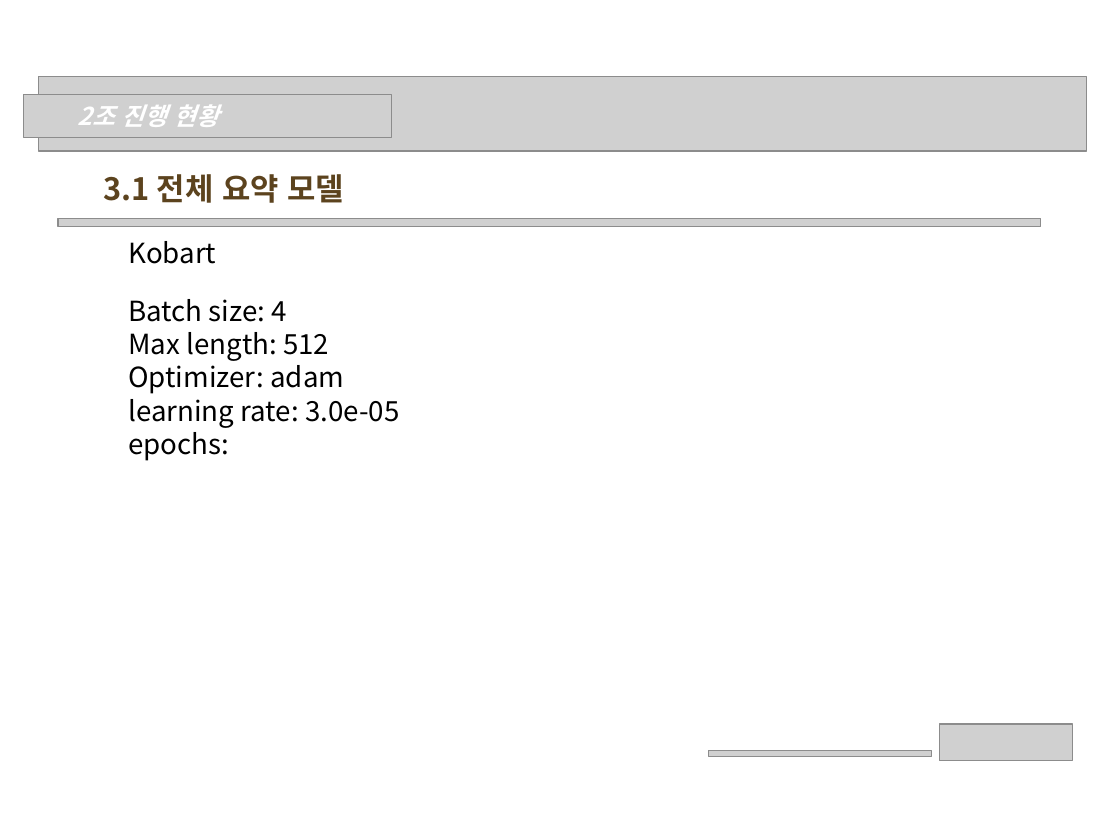
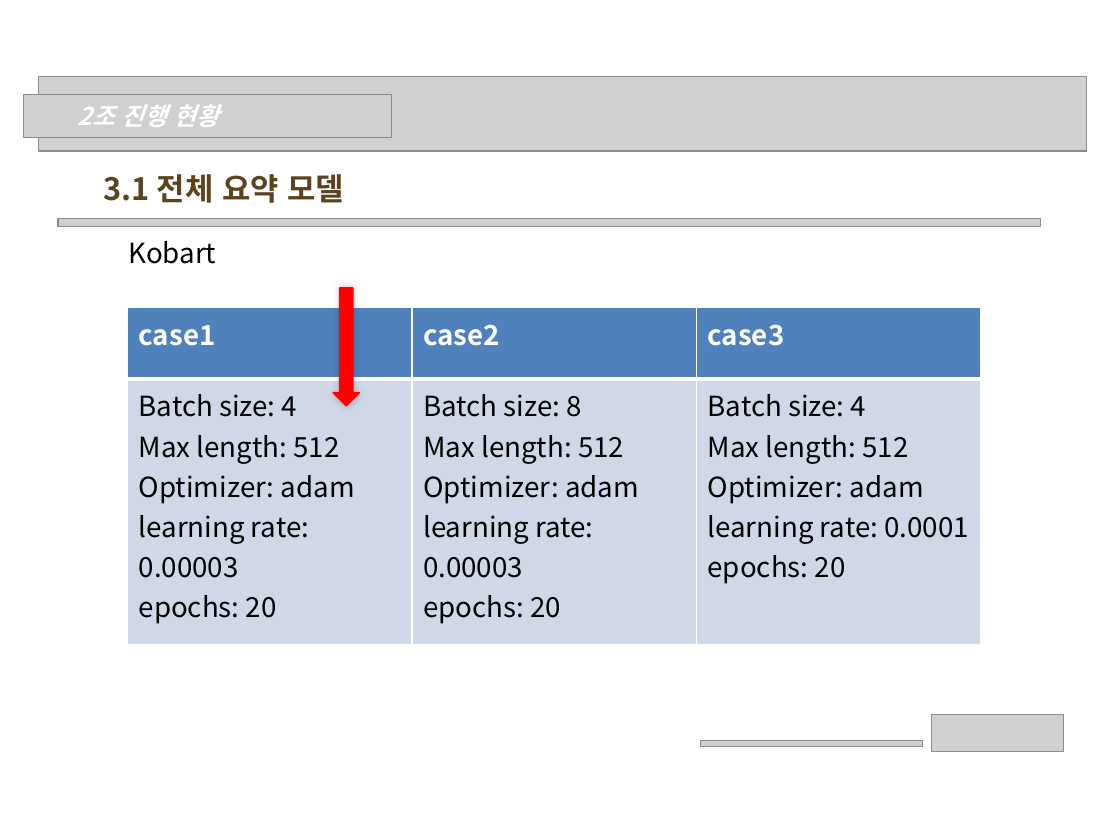
Before and after one commit to wonchul98/audio-to-summary, a slide deck: slide 7 of ppt/0609_2조_나현희_신원철.pptx (slide 6 before the commit). Drawn at 1120x829 pixels with LibreOffice and Linux fonts; fonts in the diff are those of the drawing; grey boxes stand for pictures; background and template pictures are left out. Boxes give left, top, right and bottom in pixels: in the first picture for what was removed or moved away, otherwise in the second. Text is boxed around its words. In the diff, an @@ line names an element or a change of style, - is before the commit and + after.

```diff
--- a/ppt/0609_2조_나현희_신원철.pptx
+++ b/ppt/0609_2조_나현희_신원철.pptx
@@ text removed at bbox=[128, 299, 399, 461] @@
-Batch size: 4
-Max length: 512
-Optimizer: adam
-learning rate: 3.0e-05
-epochs:
@@ down arrow added at bbox=[333, 288, 360, 405], fill #FF0000, outline #FF0000 1 pt @@
@@ table added at bbox=[127, 308, 982, 645], 2 rows, 3 columns @@
+case1 | case2 | case3
+Batch size: 4 / Max length: 512 / Optimizer: adam / learning rate: 0.00003 / epochs: 20 | Batch size: 8 / Max length: 512 / Optimizer: adam / learning rate: 0.00003 / epochs: 20 | Batch size: 4 / Max length: 512 / Optimizer: adam / learning rate: 0.0001 / epochs: 20
@@ picture: place and size @@
-picture at bbox=[939, 723, 1072, 760]
+picture at bbox=[932, 713, 1065, 750]
@@ picture: place and size @@
-picture at bbox=[709, 750, 932, 756]
+picture at bbox=[700, 740, 923, 746]
```
Also in this commit, not shown: 5 other slides changed, 4 slides added, 1 other file.
